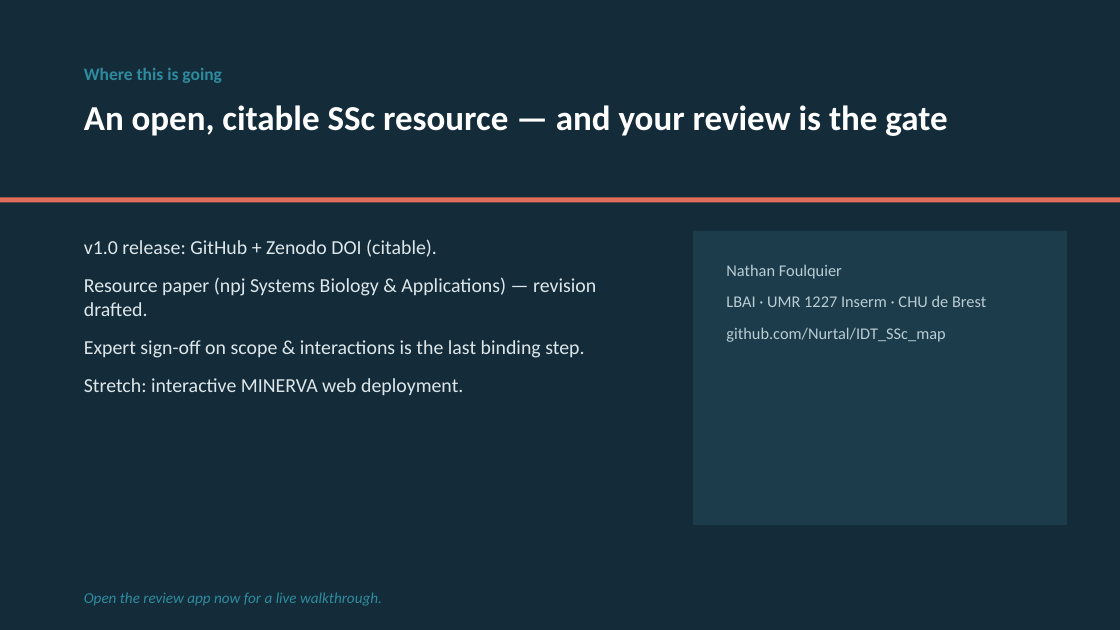
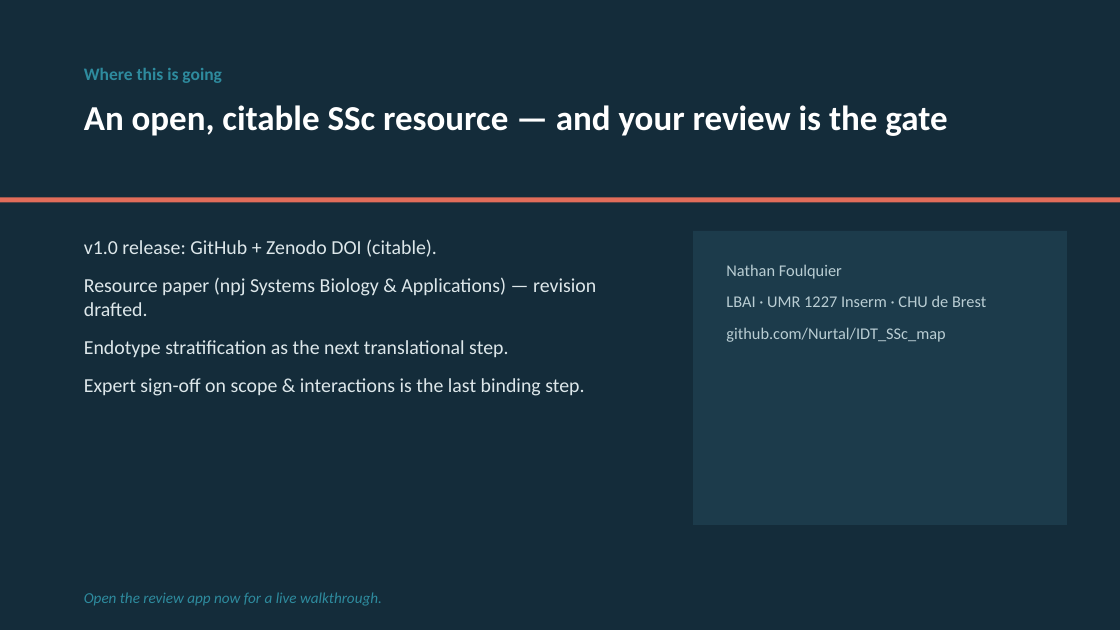
Before and after one commit to Nurtal/IDT_SSc_map, a slide deck: slide 17 of docs/SSc_MIM_presentation.pptx (slide 14 before the commit). Drawn at 1120x630 pixels with LibreOffice and Linux fonts; fonts in the diff are those of the drawing. Boxes give left, top, right and bottom in pixels: in the first picture for what was removed or moved away, otherwise in the second. Text is boxed around its words. In the diff, an @@ line names an element or a change of style, - is before the commit and + after.

```diff
--- a/docs/SSc_MIM_presentation.pptx
+++ b/docs/SSc_MIM_presentation.pptx
@@ text at (x1=84, y1=340, x2=508, y2=357): paragraph added @@
+Endotype stratification as the next translational step.
@@ text at (x1=84, y1=378, x2=463, y2=395): paragraph removed @@
-Stretch: interactive MINERVA web deployment.
```
Also in this commit, not shown: 11 other slides changed, 4 slides added, 1 slide removed, 3 other files.
